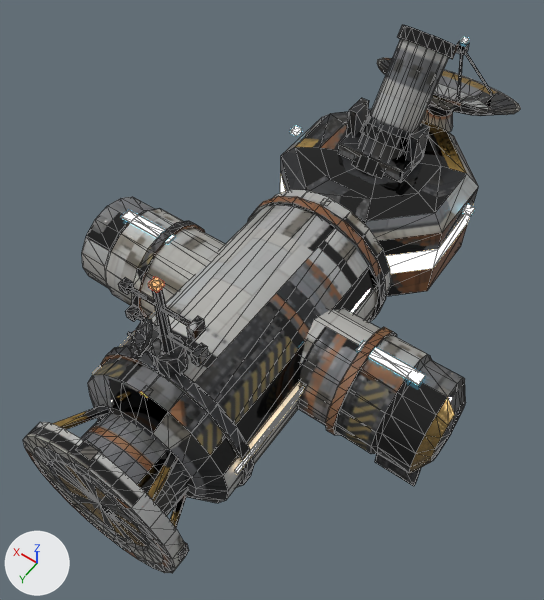
The glTF model assets/models/station/addons/addon_science.glb, before and after one commit.
Both versions are drawn from a camera (50 mm lens) standing at (-17.1, 7.8, 38.9) and looking at (0.9, -17.4, -0.7). The lights are fixed; the arrows at lower left show +X, +Y and +Z. The older version comes first. Mesh edges are drawn as thin lines. Where no turn or scale is listed for an object, it has been applied to the vertices. Vertices at exactly the same position are counted once.

Objects in the first picture: 'addon_science_hull', 'addon_science_lights'.
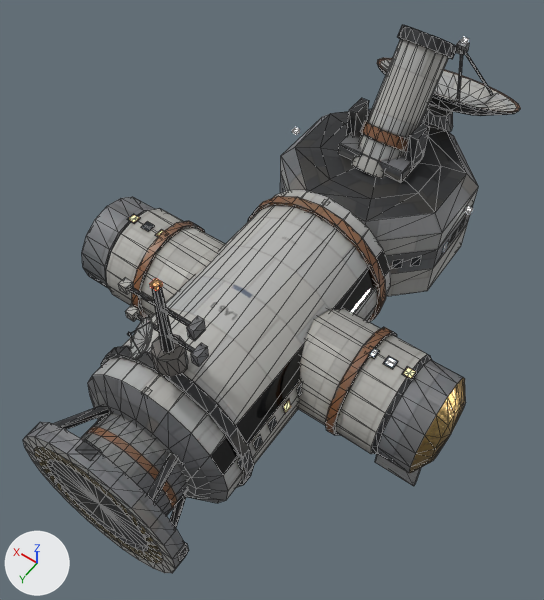
Changed parts and their boxes (x1, y1, x2, y2) in the pictures (544 x 600 px):
'addon_science_lights', reshaped
    before: (92, 37, 475, 474)
    after: (127, 37, 473, 469)
part 1 of me_addon_science_hull, surface changed
    both: (25, 25, 521, 573)
part 2 of me_addon_science_hull, recoloured
    both: (280, 176, 474, 274)
part 3 of me_addon_science_lights, rebuilt (29% narrower, 31% shorter)
    before: (462, 204, 475, 216)
    after: (464, 206, 473, 214)
part 4 of me_addon_science_lights, rebuilt
    before: (290, 126, 302, 137)
    after: (292, 127, 300, 135)
part 5 of me_addon_science_lights, added (mostly hidden)
    after: (283, 191, 465, 269)
part 6 of me_addon_science_lights, cut back
    before: (92, 210, 176, 374)
    after: (127, 214, 164, 237)
part 7 of me_addon_science_lights, cut back
    before: (235, 341, 426, 474)
    after: (238, 349, 417, 469)
part 8 of me_addon_science_lights, recoloured
    before: (460, 37, 469, 44)
    after: (461, 37, 469, 44)

The change in detail:
Material 'addon_science_light_white' (mat_addon_science_light_white) is new.
Its base color is (0.03, 0.028, 0.025) (dark grey #302f2c).
Its roughness is 0.3.
Its emission color is (0.85, 0.92, 1.0) (white #edf6ff).
Its emission strength is 4.0.
Material 'addon_science_light_amber' (mat_addon_science_light_amber) is new.
Its base color is (0.03, 0.028, 0.025) (dark grey #302f2c).
Its roughness is 0.3.
Its emission color is (1.0, 0.55, 0.2) (orange #ffc47c).
Its emission strength is 3.5.
Material 'addon_science_window_cool' (mat_addon_science_window_cool) is new.
Its base color is (0.03, 0.028, 0.025) (dark grey #302f2c).
Its roughness is 0.25.
Its emission color is (0.7, 0.82, 1.0) (pale blue #daeaff).
Its emission strength is 1.5.
Material 'addon_science_glass_dark' (mat_addon_science_glass_dark) is new.
Its base color is (0.012, 0.016, 0.02) (black #1d2227).
Its roughness is 0.1.
me_addon_science_hull has 1492 vertices, 2696 faces and spans x -13.5..13.5, y -44.2..0.0, z -8.3..12.0.
me_addon_science_hull is used by ob_addon_science_hull; location (0.0, 0.0, 0.0).
me_addon_science_hull part 1: 2562 kept faces spanning x -13.5..13.5, y -44.2..0.0, z -8.3..12.0 get new texture (UV) coordinates.
me_addon_science_hull part 2: 16 faces spanning x -6.5..6.5, y -35.5..-22.5, z -1.0..1.0 switch from mat_addon_science_window_warm (beige #ffedcb, glowing beige #ffe5bc) to mat_addon_science_hull.
me_addon_science_lights is used by ob_addon_science_lights; location (0.0, 0.0, 0.0).
me_addon_science_lights had 80 vertices, 120 faces and spanned x -11.0..11.0, y -40.8..-4.8, z 1.0..12.0.
me_addon_science_lights now has 292 vertices, 194 faces and spans x -10.5..10.5, y -40.8..-4.8, z -0.4..12.0.
me_addon_science_lights part 3: the loose piece of 8 vertices spanning x -7.3..-6.7, y -29.3..-28.7, z 2.6..3.0 is rebuilt with 8 vertices and now spans x -7.2..-6.8, y -29.2..-28.8, z 2.7..2.9, in mat_addon_science_light_white (dark grey #302f2c, glowing white #edf6ff).
me_addon_science_lights part 4: the loose piece of 8 vertices spanning x 6.7..7.3, y -29.3..-28.7, z 2.6..3.0 is rebuilt with 8 vertices and now spans x 6.8..7.2, y -29.2..-28.8, z 2.7..2.9, in mat_addon_science_light_white (dark grey #302f2c, glowing white #edf6ff).
me_addon_science_lights part 5: 140 vertices added at x -6.5..6.5, y -35.5..-22.5, z -0.4..0.4.
me_addon_science_lights part 6: 16 vertices removed from x 5.2..11.0, y -15.4..-5.5, z 1.0..3.5; 56 vertices added at x 5.1..10.5, y -15.3..-5.9, z 0.8..3.5.
me_addon_science_lights part 7: 16 vertices removed from x -11.0..-5.2, y -15.4..-5.5, z 1.0..3.5; 48 vertices added at x -10.5..-5.1, y -15.3..-5.9, z 0.8..3.5.
me_addon_science_lights part 8: 12 faces spanning x -0.2..0.2, y -40.8..-40.4, z 6.7..6.9 switch from mat_addon_science_light_cyan (cyan #a0e7ff, glowing cyan #95e1ff) to mat_addon_science_light_white (dark grey #302f2c, glowing white #edf6ff).
Other edits to the shape of me_addon_science_lights do not show in these pictures.
me_addon_science_lights no longer uses material mat_addon_science_light_orange (orange #ffb359, glowing orange #ffad50).
me_addon_science_lights gains material mat_addon_science_glass_dark (black #1d2227).
me_addon_science_lights gains material mat_addon_science_window_cool (dark grey #302f2c, glowing pale blue #daeaff).
me_addon_science_lights gains material mat_addon_science_light_amber (dark grey #302f2c, glowing orange #ffc47c).
